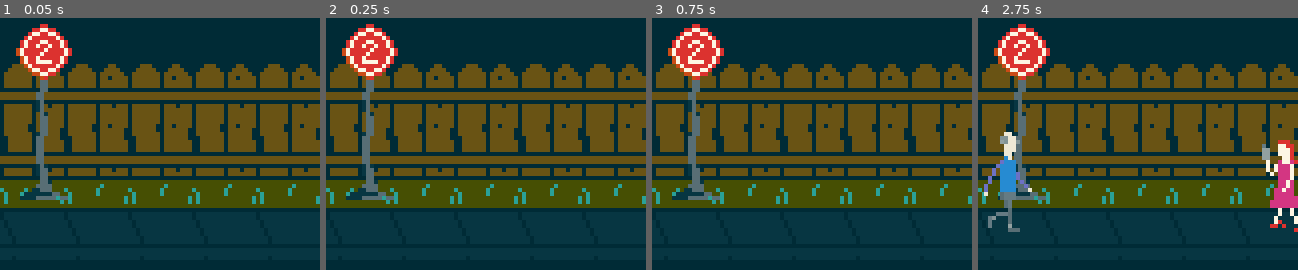
Above: before the commit, frames 1-4 (left to right).
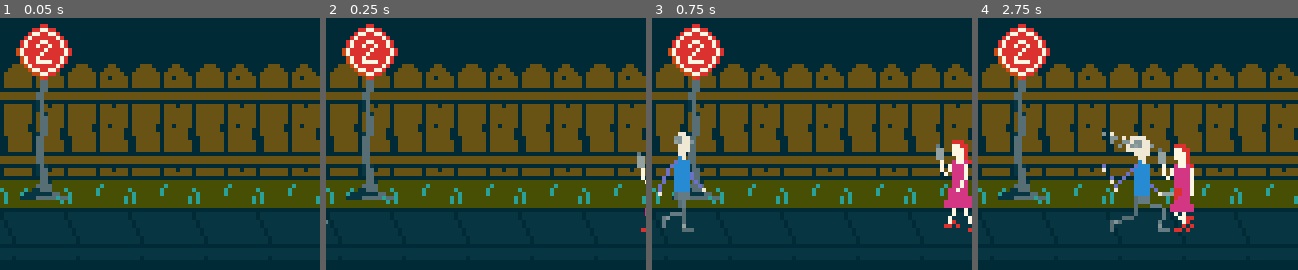
Above: after the commit, the same moments.

Repository: CloneDeath/StabbyStabby
Game: Godot game, scene res://Main.tscn
Same seed, same stepped clock (60 frames per second), same inputs: the game is played once before the commit and once after it.
Inputs:
- Up to frame 1 (0.05 s): no input
- Up to frame 2 (0.25 s): no input
- Up to frame 3 (0.75 s): no input
- Up to frame 4 (2.75 s): no input

Frame 1 is identical in both runs. In frame 2, 0.2% of the frame differs, in the area x 0-100%, y 53-85%; in frame 3, 3.9%; in frame 4, 8.3%, in the area x 1-100%, y 45-85%.

Commit message:
Removed padding at end and start. Changed export dir to docs dir, and re-exported.

Diff:
--- a/Main.tscn
+++ b/Main.tscn
@@ -73,9 +73,9 @@
 
 [sub_resource type="Animation" id=3]
 resource_name = "init"
-length = 12.0
+length = 8.0
 loop = true
-step = 0.01
+step = 0.05
 tracks/0/type = "value"
 tracks/0/path = NodePath("Man:position")
 tracks/0/interp = 1
@@ -83,10 +83,10 @@
 tracks/0/imported = false
 tracks/0/enabled = true
 tracks/0/keys = {
-"times": PoolRealArray( 0, 2, 3.6, 5.9, 6.5, 8, 12 ),
-"transitions": PoolRealArray( 1, 1, 0, 1, 1, 1, 1 ),
+"times": PoolRealArray( 0, 1.6, 3.9, 4.5, 6, 8 ),
+"transitions": PoolRealArray( 1, 0, 1, 1, 1, 1 ),
 "update": 0,
-"values": [ Vector2( -15, 46 ), Vector2( -15, 46 ), Vector2( 33, 46 ), Vector2( 44, 46 ), Vector2( 44, 46 ), Vector2( 87, 46 ), Vector2( 87, 46 ) ]
+"values": [ Vector2( -15, 46 ), Vector2( 33, 46 ), Vector2( 44, 46 ), Vector2( 44, 46 ), Vector2( 87, 46 ), Vector2( 87, 46 ) ]
 }
 tracks/1/type = "value"
 tracks/1/path = NodePath("Woman:position")
@@ -95,10 +95,10 @@
 tracks/1/imported = false
 tracks/1/enabled = true
 tracks/1/keys = {
-"times": PoolRealArray( 0, 2, 4.7, 6.8, 12 ),
-"transitions": PoolRealArray( 1, 1, 0, 0, 1 ),
+"times": PoolRealArray( 0, 2.7, 4.8, 8 ),
+"transitions": PoolRealArray( 1, 0, 0, 1 ),
 "update": 0,
-"values": [ Vector2( 87, 46 ), Vector2( 87, 46 ), Vector2( 51, 46 ), Vector2( 46, 46 ), Vector2( 46, 46 ) ]
+"values": [ Vector2( 87, 46 ), Vector2( 51, 46 ), Vector2( 46, 46 ), Vector2( 46, 46 ) ]
 }
 tracks/2/type = "value"
 tracks/2/path = NodePath("Man:frame")
@@ -107,10 +107,10 @@
 tracks/2/imported = false
 tracks/2/enabled = true
 tracks/2/keys = {
-"times": PoolRealArray( 0, 2, 2.1, 2.2, 2.3, 2.4, 2.5, 2.6, 2.7, 2.8, 2.9, 3, 3.1, 3.2, 3.3, 3.4, 3.5, 3.6, 3.7, 4, 4.05, 4.35, 4.4, 4.7, 4.75, 5.3, 5.9, 6.2, 6.5, 6.6, 6.7, 6.8, 6.9, 7, 7.1, 7.2, 7.3, 7.4, 7.5, 7.6, 7.7, 7.8, 7.9 ),
-"transitions": PoolRealArray( 1, 1, 1, 1, 1, 1, 1, 1, 1, 1, 1, 1, 1, 1, 1, 1, 1, 1, 1, 1, 1, 1, 1, 1, 1, 1, 1, 1, 1, 1, 1, 1, 1, 1, 1, 1, 1, 1, 1, 1, 1, 1, 1 ),
+"times": PoolRealArray( 0, 0.1, 0.2, 0.3, 0.4, 0.5, 0.6, 0.7, 0.8, 0.9, 1, 1.1, 1.2, 1.3, 1.4, 1.5, 1.6, 1.7, 2, 2.05, 2.35, 2.4, 2.7, 2.75, 3.3, 3.9, 4.2, 4.5, 4.6, 4.7, 4.8, 4.9, 5, 5.1, 5.2, 5.3, 5.4, 5.5, 5.6, 5.7, 5.8, 5.9 ),
+"transitions": PoolRealArray( 1, 1, 1, 1, 1, 1, 1, 1, 1, 1, 1, 1, 1, 1, 1, 1, 1, 1, 1, 1, 1, 1, 1, 1, 1, 1, 1, 1, 1, 1, 1, 1, 1, 1, 1, 1, 1, 1, 1, 1, 1, 1 ),
 "update": 1,
-"values": [ 1, 1, 2, 3, 4, 5, 6, 7, 8, 1, 2, 3, 4, 5, 6, 7, 8, 1, 9, 10, 11, 12, 13, 14, 15, 16, 18, 9, 1, 2, 3, 4, 5, 6, 7, 8, 1, 2, 3, 4, 5, 6, 7 ]
+"values": [ 1, 2, 3, 4, 5, 6, 7, 8, 1, 2, 3, 4, 5, 6, 7, 8, 1, 9, 10, 11, 12, 13, 14, 15, 16, 18, 9, 1, 2, 3, 4, 5, 6, 7, 8, 1, 2, 3, 4, 5, 6, 7 ]
 }
 tracks/3/type = "value"
 tracks/3/path = NodePath("Woman:frame")
@@ -119,10 +119,10 @@
 tracks/3/imported = false
 tracks/3/enabled = true
 tracks/3/keys = {
-"times": PoolRealArray( 0, 2, 2.2, 2.4, 2.6, 2.8, 3, 3.2, 3.4, 3.6, 3.8, 4, 4.2, 4.4, 4.6, 4.7, 5.3, 6.8, 7.5 ),
-"transitions": PoolRealArray( 1, 1, 1, 1, 1, 1, 1, 1, 1, 1, 1, 1, 1, 1, 1, 1, 1, 0, 0 ),
+"times": PoolRealArray( 0, 0.2, 0.4, 0.6, 0.8, 1, 1.2, 1.4, 1.6, 1.8, 2, 2.2, 2.4, 2.6, 2.7, 3.3, 4.8, 5.5 ),
+"transitions": PoolRealArray( 1, 1, 1, 1, 1, 1, 1, 1, 1, 1, 1, 1, 1, 1, 1, 1, 0, 0 ),
 "update": 1,
-"values": [ 1, 1, 2, 3, 4, 5, 6, 7, 8, 1, 2, 3, 4, 5, 6, 9, 10, 11, 12 ]
+"values": [ 1, 2, 3, 4, 5, 6, 7, 8, 1, 2, 3, 4, 5, 6, 9, 10, 11, 12 ]
 }
 tracks/4/type = "value"
 tracks/4/path = NodePath("Woman/Blood:frame")
@@ -131,10 +131,10 @@
 tracks/4/imported = false
 tracks/4/enabled = true
 tracks/4/keys = {
-"times": PoolRealArray( 0, 2, 8, 8.4, 8.8, 9.2, 9.6 ),
-"transitions": PoolRealArray( 1, 1, 1, 1, 1, 1, 1 ),
+"times": PoolRealArray( 0, 6, 6.4, 6.8, 7.2, 7.6 ),
+"transitions": PoolRealArray( 1, 1, 1, 1, 1, 1 ),
 "update": 1,
-"values": [ 0, 0, 1, 2, 3, 4, 5 ]
+"values": [ 0, 1, 2, 3, 4, 5 ]
 }
 
 [node name="Main" type="Node2D"]
Not shown, changed: export_presets.cfg
Not shown, changed: docs/index.pck
